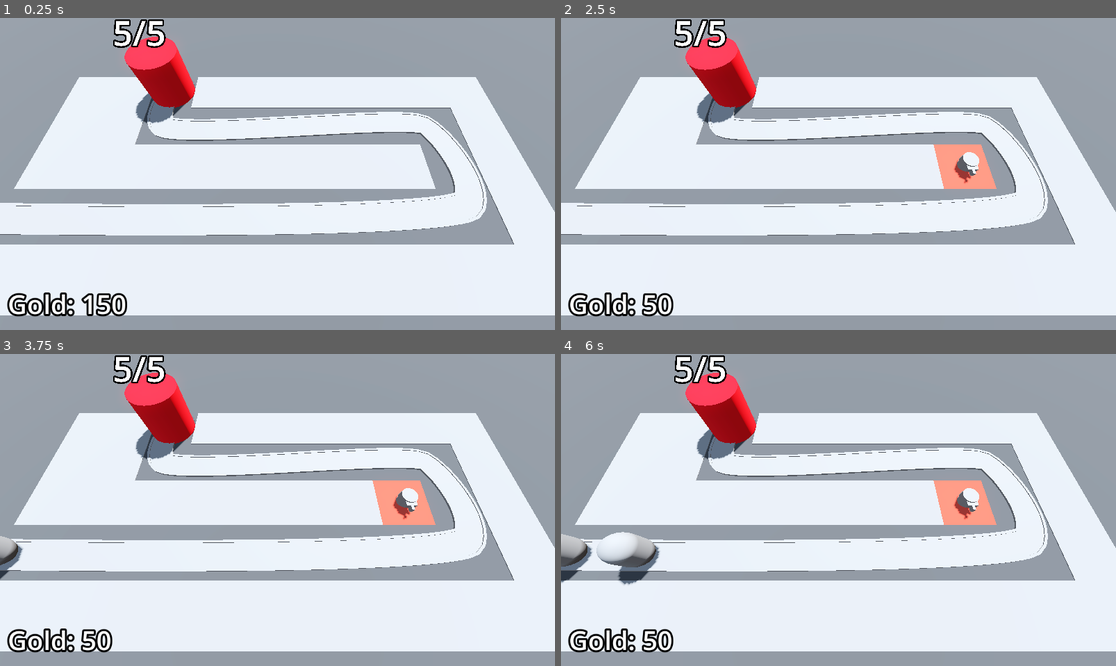
Above: before the commit, frames 1-4 (two rows, left to right).
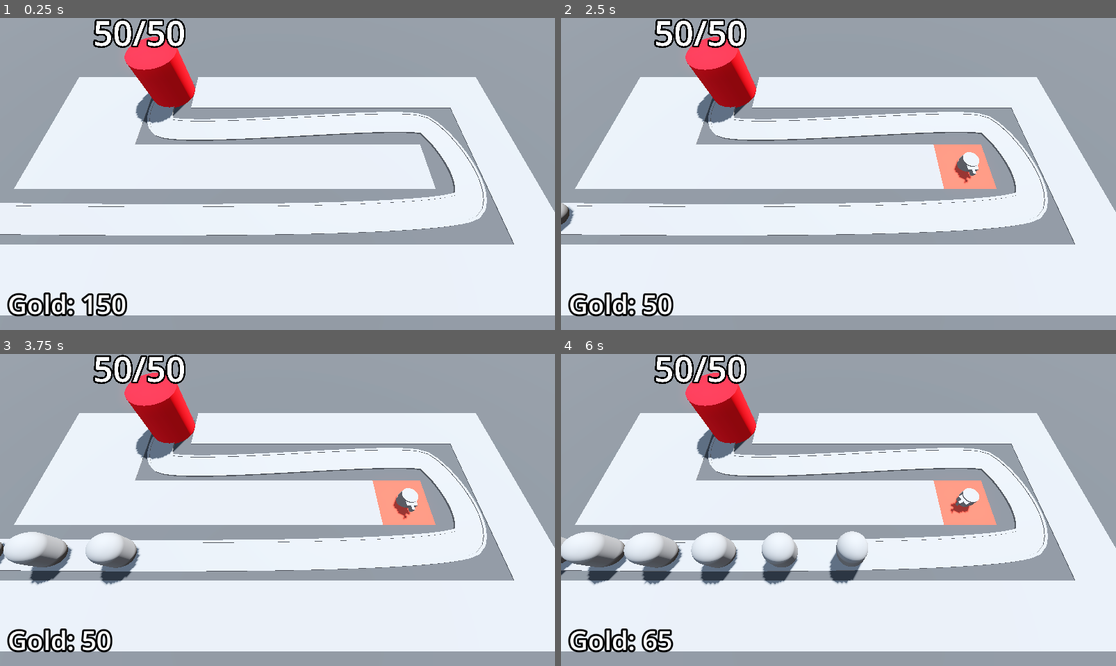
Above: after the commit, the same moments.

Repository: pyxn/godot-barbarian-blaster
Game: Godot game, scene res://Scenes/BaseLevel.tscn
Two runs of this game, one before a commit and one after it. Both use one fixed random seed, a clock stepped at 60 frames per second and the inputs below.
Inputs (mouse positions are in pixels of both pictures, inside the frame that each line leads up to):
- Up to frame 1 (0.25 s): no input
- Up to frame 2 (2.5 s): tap Enter at 0.5, 2 s; move the mouse to (960, 158) at 0.52 s; press the mouse at (960, 158) at 0.53 s; tap Space at 1.25 s; move the mouse to (727, 189) at 1.27 s; release the mouse at (727, 189) at 1.28 s; click (727, 189) at 1.35 s; move the mouse to (894, 105) at 2.02 s; press the mouse at (894, 105) at 2.03 s
- Up to frame 3 (3.75 s): move the mouse to (249, 572) at 2.77 s; release the mouse at (249, 572) at 2.78 s; click (249, 572) at 2.85 s; move the mouse to (444, 556) at 3.52 s; press the mouse at (444, 556) at 3.53 s
- Up to frame 4 (6 s): move the mouse to (672, 463) at 4.27 s; release the mouse at (672, 463) at 4.28 s; click (672, 463) at 4.35 s; move the mouse to (866, 510) at 5.02 s; press the mouse at (866, 510) at 5.03 s; move the mouse to (755, 432) at 5.77 s; release the mouse at (755, 432) at 5.78 s; click (755, 432) at 5.85 s

The runs differ from the first frame. In frame 1, 0.6% of the frame differs, in the area x 16-34%, y 0-10%; in frame 2, 0.8%; in frame 3, 2.8%; in frame 4, 5.8%, in the area x 0-76%, y 0-96%.

Commit message:
57/Scaling enemy health

Diff:
--- a/Scenes/BaseLevel.tscn
+++ b/Scenes/BaseLevel.tscn
@@ -110,6 +110,7 @@
 autostart = true
 
 [node name="Base" parent="." instance=ExtResource("3_newdp")]
+max_health = 50
 
 [node name="RayPickerCamera" parent="." node_paths=PackedStringArray("gridmap", "turret_manager") instance=ExtResource("4_bhgsg")]
 gridmap = NodePath("../GridMap")
@@ -145,3 +146,4 @@
 [node name="DifficultyManager" parent="." instance=ExtResource("9_ixxv0")]
 
 [connection signal="timeout" from="EnemyPath/Timer" to="EnemyPath" method="spawn_enemy"]
+[connection signal="stop_spawning_enemies" from="DifficultyManager" to="EnemyPath" method="_on_difficulty_manager_stop_spawning_enemies"]
--- a/Scenes/DifficultyManager/DifficultyManager.gd
+++ b/Scenes/DifficultyManager/DifficultyManager.gd
@@ -1,7 +1,10 @@
 extends Node
+
+signal stop_spawning_enemies
 
 @export var game_length: float = 30.0
 @export var spawn_time_curve: Curve
+@export var enemy_health_curve: Curve
 @onready var timer: Timer = $Timer
 
 # Called when the node enters the scene tree for the first time.
@@ -17,3 +20,9 @@
 
 func get_spawn_time() -> float:
 	return spawn_time_curve.sample(game_progress_ratio())
+
+func get_enemy_health() -> float:
+	return enemy_health_curve.sample(game_progress_ratio())
+
+func _on_timer_timeout() -> void:
+	stop_spawning_enemies.emit()
--- a/Scenes/DifficultyManager/DifficultyManager.tscn
+++ b/Scenes/DifficultyManager/DifficultyManager.tscn
@@ -8,9 +8,18 @@
 _data = [Vector2(0, 2), 0.0, -1.75, 0, 1, Vector2(1, 0.25), -1.75, 0.0, 1, 0]
 point_count = 2
 
+[sub_resource type="Curve" id="Curve_5a7ek"]
+min_value = 10.0
+max_value = 150.0
+_data = [Vector2(0, 10), 0.0, 140.0, 0, 1, Vector2(1, 150), 140.0, 0.0, 1, 0]
+point_count = 2
+
 [node name="DifficultyManager" type="Node"]
 script = ExtResource("1_u4k3c")
 spawn_time_curve = SubResource("Curve_r1rb0")
+enemy_health_curve = SubResource("Curve_5a7ek")
 
 [node name="Timer" type="Timer" parent="."]
 one_shot = true
+
+[connection signal="timeout" from="Timer" to="." method="_on_timer_timeout"]
--- a/Scenes/Enemy/Enemy.gd
+++ b/Scenes/Enemy/Enemy.gd
@@ -18,6 +18,7 @@
 
 func _ready():
 	current_health = max_health
+	Engine.time_scale = 3.0
 
 # Called every frame. 'delta' is the elapsed time since the previous frame.
 func _process(delta: float) -> void:
@@ -25,3 +26,4 @@
 	if progress_ratio == 1.0:
 		base.take_damage()
 		set_process(false)
+		queue_free()
--- a/Scenes/Enemy/Enemy.tscn
+++ b/Scenes/Enemy/Enemy.tscn
@@ -14,6 +14,21 @@
 radius = 1.0
 height = 3.0
 
+[sub_resource type="Animation" id="Animation_il3f1"]
+length = 0.001
+tracks/0/type = "value"
+tracks/0/imported = false
+tracks/0/enabled = true
+tracks/0/path = NodePath("DamageHighlight:visible")
+tracks/0/interp = 1
+tracks/0/loop_wrap = true
+tracks/0/keys = {
+"times": PackedFloat32Array(0),
+"transitions": PackedFloat32Array(1),
+"update": 1,
+"values": [false]
+}
+
 [sub_resource type="Animation" id="Animation_7ekbj"]
 resource_name = "TakeDamage"
 length = 0.1
@@ -28,21 +43,6 @@
 "transitions": PackedFloat32Array(1, 1),
 "update": 1,
 "values": [true, false]
-}
-
-[sub_resource type="Animation" id="Animation_il3f1"]
-length = 0.001
-tracks/0/type = "value"
-tracks/0/imported = false
-tracks/0/enabled = true
-tracks/0/path = NodePath("DamageHighlight:visible")
-tracks/0/interp = 1
-tracks/0/loop_wrap = true
-tracks/0/keys = {
-"times": PackedFloat32Array(0),
-"transitions": PackedFloat32Array(1),
-"update": 1,
-"values": [false]
 }
 
 [sub_resource type="AnimationLibrary" id="AnimationLibrary_oks6m"]
--- a/Scenes/EnemyPath.gd
+++ b/Scenes/EnemyPath.gd
@@ -6,5 +6,9 @@
 
 func spawn_enemy() -> void:
 	var new_enemy = enemy_scene.instantiate()
+	new_enemy.max_health = difficulty_manager.get_enemy_health()
 	add_child(new_enemy)
 	timer.wait_time = difficulty_manager.get_spawn_time()
+
+func _on_difficulty_manager_stop_spawning_enemies() -> void:
+	timer.stop()
Not shown: 4 places in Libraries/SpaceLibrary.tres that only renumber resources
Not shown: 1 places in Scenes/DifficultyManager/DifficultyManager.tscn that only renumber resources
